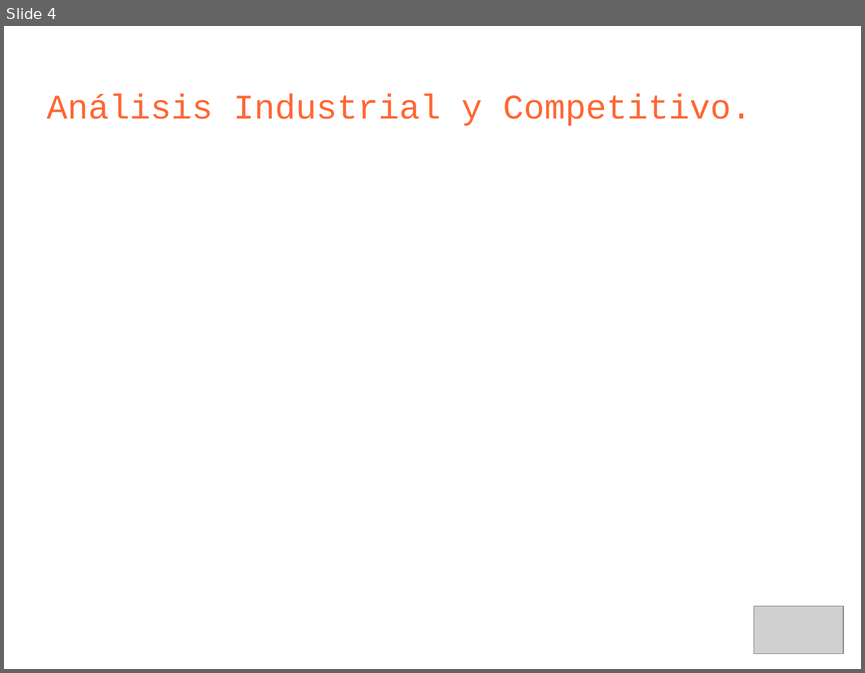
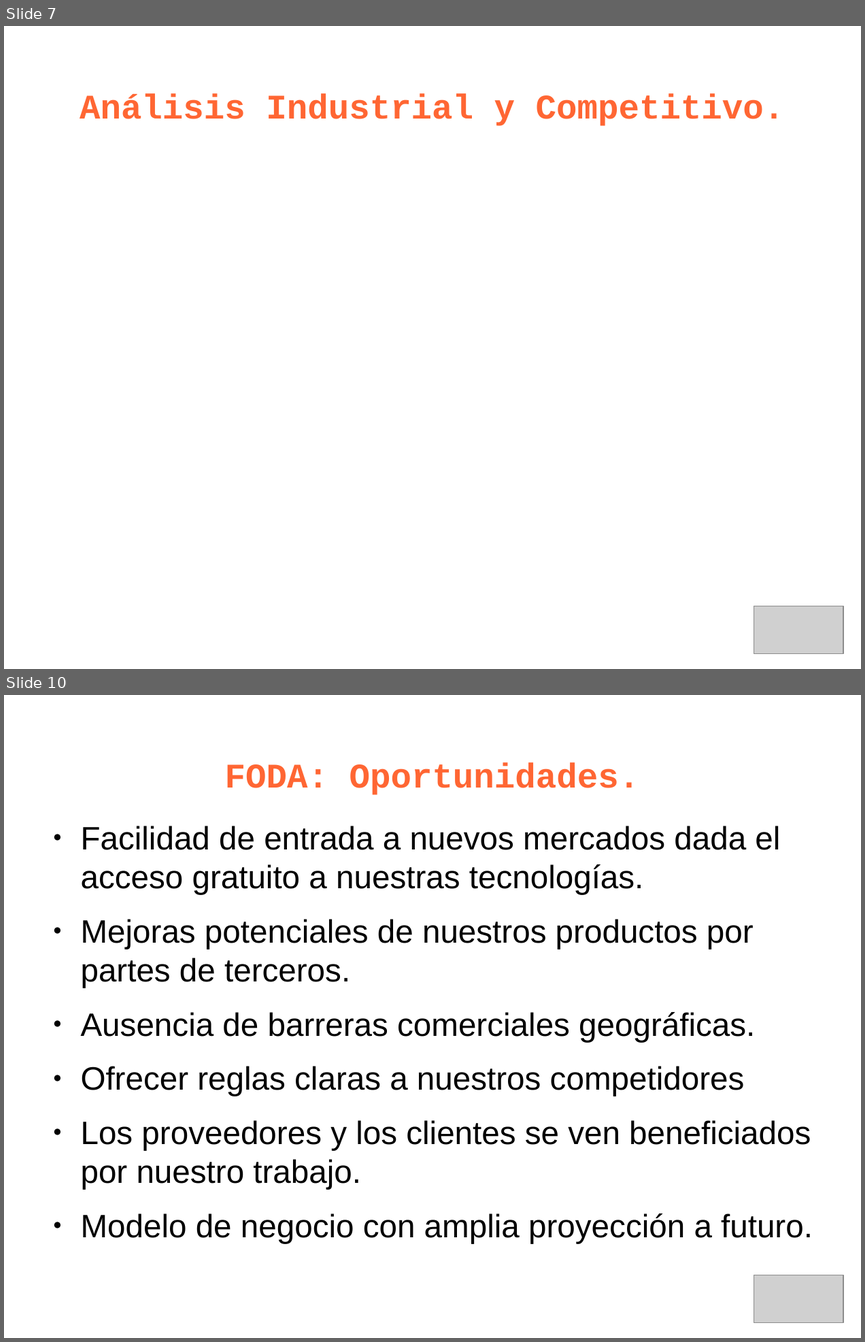
Before and after one commit to leliel12/jbc-utn, a slide deck: 5to/ger_est/kenya_p.odp. Shown one above the other, each under a label of ours: slide 4 before the commit, slides 7 and 10 after it; the slides between them are not shown. The pictures are 865x673 and 865x1342 pixels, drawn with LibreOffice and Linux fonts; fonts in the diff are those of the drawing; grey boxes stand for pictures. Boxes give left, top, right and bottom in pixels: in the first picture for what was removed or moved away, otherwise in the second. Text is boxed around its words. In the diff, an @@ line names an element or a change of style, - is before the commit and + after.

```diff
--- a/5to/ger_est/kenya_p.odp
+++ b/5to/ger_est/kenya_p.odp
@@ slide 10 added at (x1=4, y1=695, x2=861, y2=1338), background #FFFFFF @@
@@ title added at (x1=225, y1=763, x2=640, y2=795), 32 pt, text #FF6633, bold @@
+FODA: Oportunidades.
@@ text added at (x1=81, y1=826, x2=813, y2=1243), 30 pt, text #000000 @@
+● Facilidad de entrada a nuevos mercados dada el acceso gratuito a nuestras tecnologías.
+● Mejoras potenciales de nuestros productos por partes de terceros.
+● Ausencia de barreras comerciales geográficas.
+● Ofrecer reglas claras a nuestros competidores
+● Los proveedores y los clientes se ven beneficiados por nuestro trabajo.
+● Modelo de negocio con amplia proyección a futuro.
@@ picture added at (x1=754, y1=1275, x2=844, y2=1323) @@
@@ what was slide 4 is now slide 7 @@
@@ slide 7 changed as well @@
@@ title "Análisis Industrial y Competitivo." at (x1=79, y1=94, x2=785, y2=126): bold on; alignment left to centre @@
```
Also in this commit, not shown: 3 other slides changed, 12 other slides added, 2 slides removed, 3 other files.
